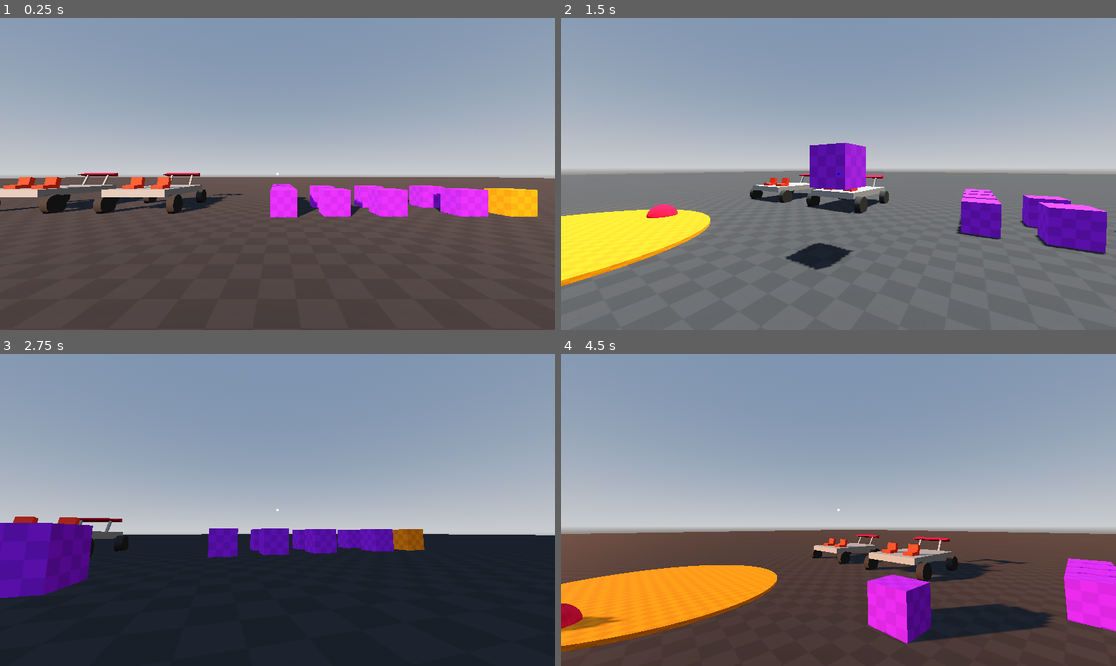
Above: before the commit, frames 1-4 (two rows, left to right).
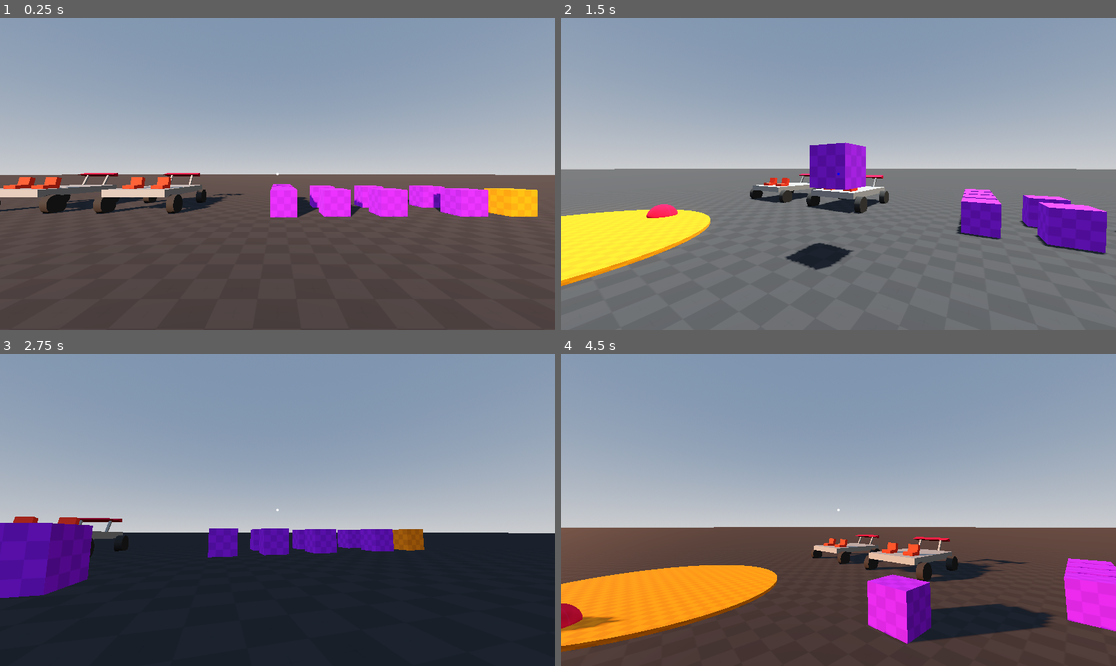
Above: after the commit, the same moments.

Repository: robb83/godot-multiplayer-sandbox-3d
Game: Godot game, scene res://scenes/levels/map_001.tscn
Same seed, same stepped clock (60 frames per second), same inputs: the game is played once before the commit and once after it. This scene is started directly instead of the project's main scene. Sound files missing from this copy of the repository are replaced by a short silence.
Inputs (mouse positions are in pixels of both pictures, inside the frame that each line leads up to):
- Up to frame 1 (0.25 s): no input
- Up to frame 2 (1.5 s): move the mouse to (866, 174) at 0.52 s; hold P (admin_time_speedup) from 0.53 s (still down); click (866, 174) at 0.6 s; tap Space (move_jump) at 0.77 s; move the mouse to (810, 174) at 1.27 s; right-click (810, 174) at 1.35 s
- Up to frame 3 (2.75 s): keep holding P (admin_time_speedup); tap Space (move_jump) at 1.52 s; move the mouse to (288, 503) at 2.02 s; hold Ctrl (move_crouch) from 2.03 s (still down)
- Up to frame 4 (4.5 s): keep holding P (admin_time_speedup); tap Enter at 2.75 s; move the mouse to (832, 516) at 2.77 s; release Ctrl (move_crouch) at 2.78 s; tap Shift (move_run) at 2.85 s; tap Space (move_jump) at 3.02, 3.77 s; move the mouse to (877, 513) at 3.52 s; tap F (vehicle_hazard) at 3.6 s; move the mouse to (794, 506) at 4.27 s; tap K (vehicle_highbeam) at 4.35 s

The runs differ from the first frame. In frame 1, 0.8% of the frame differs, in the area x 0-100%, y 50-63%; in frame 2, 1.2%; in frame 3, 0.3%; in frame 4, 1.4%, in the area x 0-100%, y 55-92%.

Commit message:
fix: heading in vehicle

Diff:
--- a/objects/player.gd
+++ b/objects/player.gd
@@ -95,13 +95,14 @@
 	held_object_rotation = player_input.object_rotation
 
 	camera.rotation.x = player_input.orientation.x
-	self.rotation.y = player_input.orientation.y
+	rotation.y = player_input.orientation.y
 
 	visual_eye_left.rotation.x = player_input.orientation.x
 	visual_eye_right.rotation.x = player_input.orientation.x
 
 	if vehicle_object:
-		global_position = vehicle_object.to_global(vehicle_offset)
+		position = position.move_toward(vehicle_object.to_global(vehicle_offset), 100 * delta)
+		rotation.y = rotation.y + vehicle_object.rotation.y
 	else:
 		if player_input.jumping and is_on_floor():
 			velocity.y = jump_force
--- a/scenes/levels/map_001.tscn
+++ b/scenes/levels/map_001.tscn
@@ -31,10 +31,10 @@
 glow_enabled = true
 
 [sub_resource type="BoxShape3D" id="BoxShape3D_p83bx"]
-size = Vector3(200, 0.1, 200)
+size = Vector3(1000, 0.1, 1000)
 
 [sub_resource type="BoxMesh" id="BoxMesh_uftd1"]
-size = Vector3(200, 0.1, 200)
+size = Vector3(1000, 0.1, 1000)
 
 [sub_resource type="StandardMaterial3D" id="StandardMaterial3D_m58ms"]
 vertex_color_is_srgb = true
@@ -53,7 +53,7 @@
 spawn_path = NodePath("../Players")
 
 [node name="MultiplayerSpawnerObjects" type="MultiplayerSpawner" parent="." unique_id=719119265]
-_spawnable_scenes = PackedStringArray("uid://c0vkbc3tby3wp", "uid://b084jjum1hopk", "uid://c5pkq7p3gmxsq", "uid://bm5nwxv6k38v2", "uid://di8boooqu3i71")
+_spawnable_scenes = PackedStringArray("uid://c0vkbc3tby3wp", "uid://b084jjum1hopk", "uid://crclfbh4hxcc5", "uid://bm5nwxv6k38v2", "uid://di8boooqu3i71")
 spawn_path = NodePath("../DynamicObjects")
 
 [node name="WorldEnvironment" type="WorldEnvironment" parent="." unique_id=249213399]
Not shown: 1 places in scenes/levels/map_001.tscn that only renumber resources
